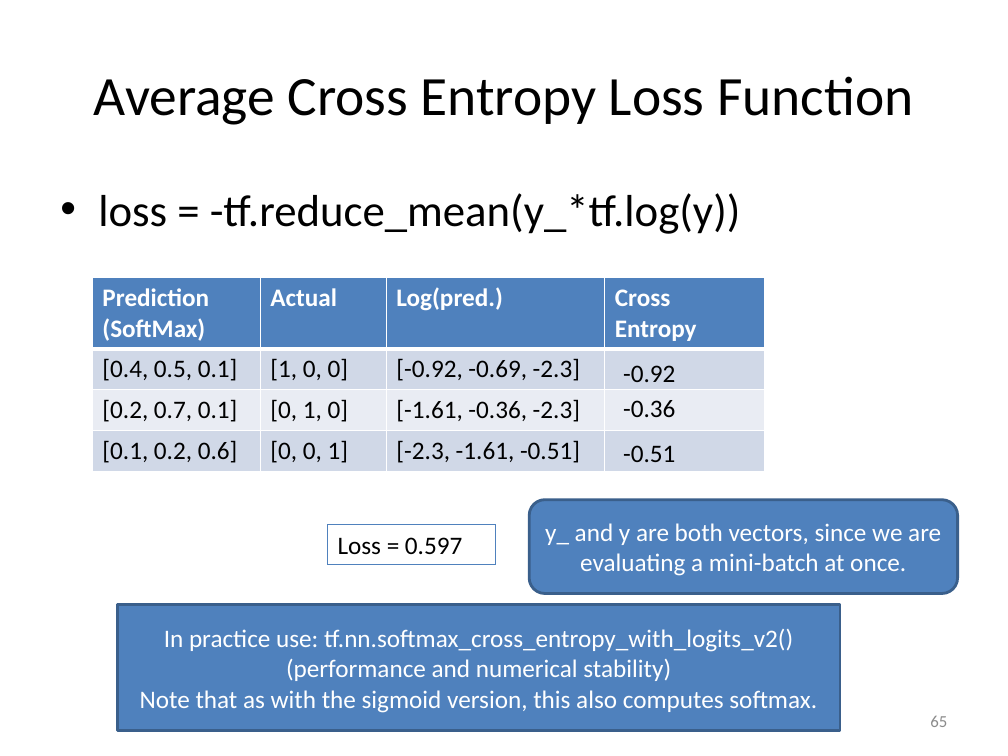
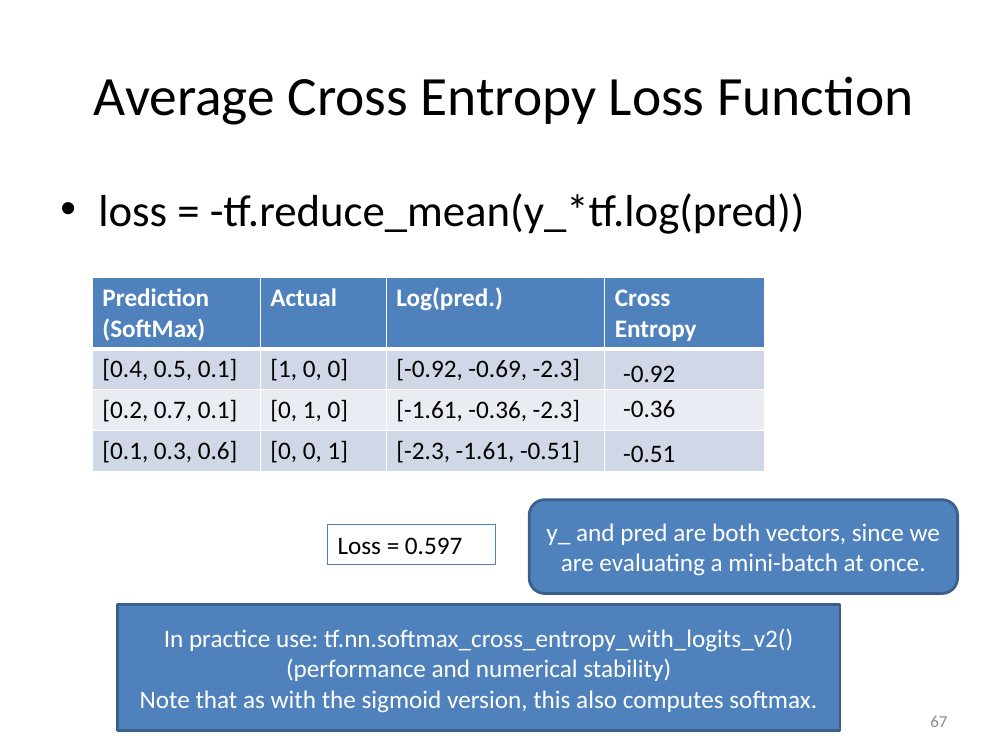
Before and after one commit to kggold4/computer-science-B.Sc-materials, a slide deck: slide 67 of year 3/Deep learning and Natural Language Processing/Lectures/5-Linear and Logistic Regression.pptx (slide 65 before the commit). Drawn at 1008x756 pixels with LibreOffice and Linux fonts; fonts in the diff are those of the drawing. Boxes give left, top, right and bottom in pixels: in the first picture for what was removed or moved away, otherwise in the second. Text is boxed around its words. In the diff, an @@ line names an element or a change of style, - is before the commit and + after.

```diff
--- a/year 3/Deep learning and Natural Language Processing/Lectures/5-Linear and Logistic Regression.pptx
+++ b/year 3/Deep learning and Natural Language Processing/Lectures/5-Linear and Logistic Regression.pptx
@@ text at <box>98,193,805,234</box>: text changed @@
-• loss = -tf.reduce_mean(y_*tf.log(y))
+• loss = -tf.reduce_mean(y_*tf.log(pred))
@@ table at <box>93,277,765,471</box> @@
-row 4, column 1: [0.1, 0.2, 0.6]
+row 4, column 1: [0.1, 0.3, 0.6]
@@ text in rounded rectangle at <box>546,523,940,576</box>: text changed @@
-y_ and y are both vectors, since we are evaluating a mini-batch at once.
+y_ and pred are both vectors, since we are evaluating a mini-batch at once.
@@ page number at <box>930,716,947,727</box>: text changed @@
-65
+67
```
Also in this commit, not shown: 22 other slides changed, 2 slides added, 5 other files.
